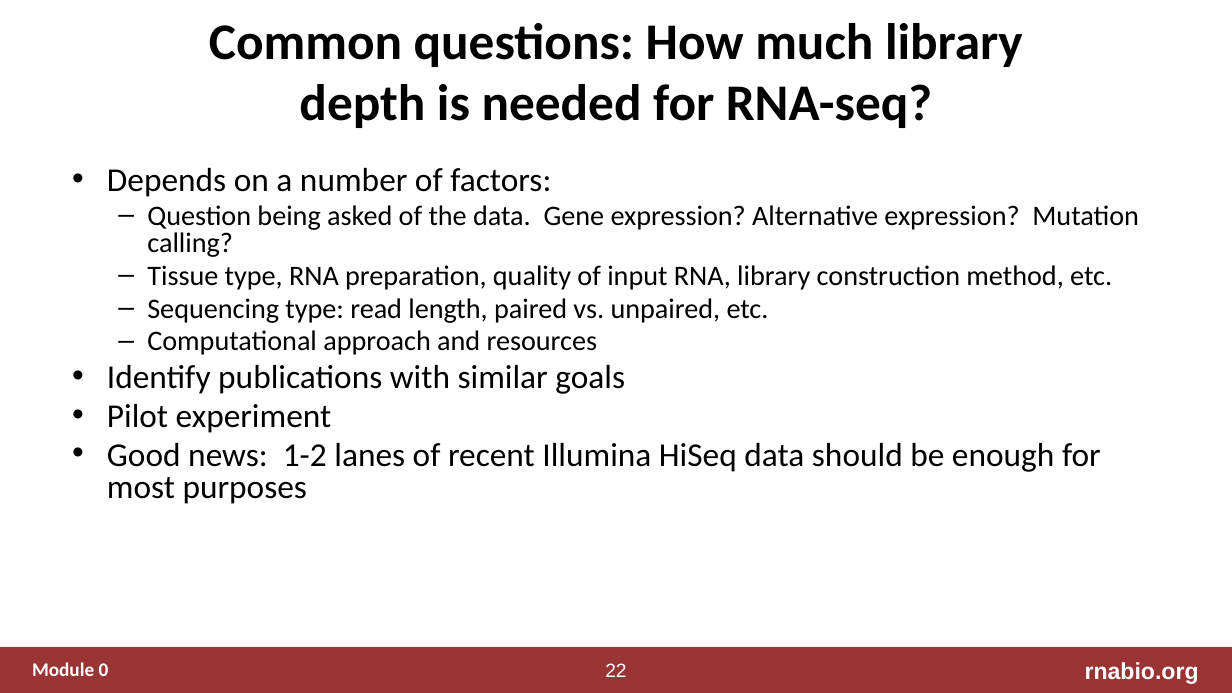
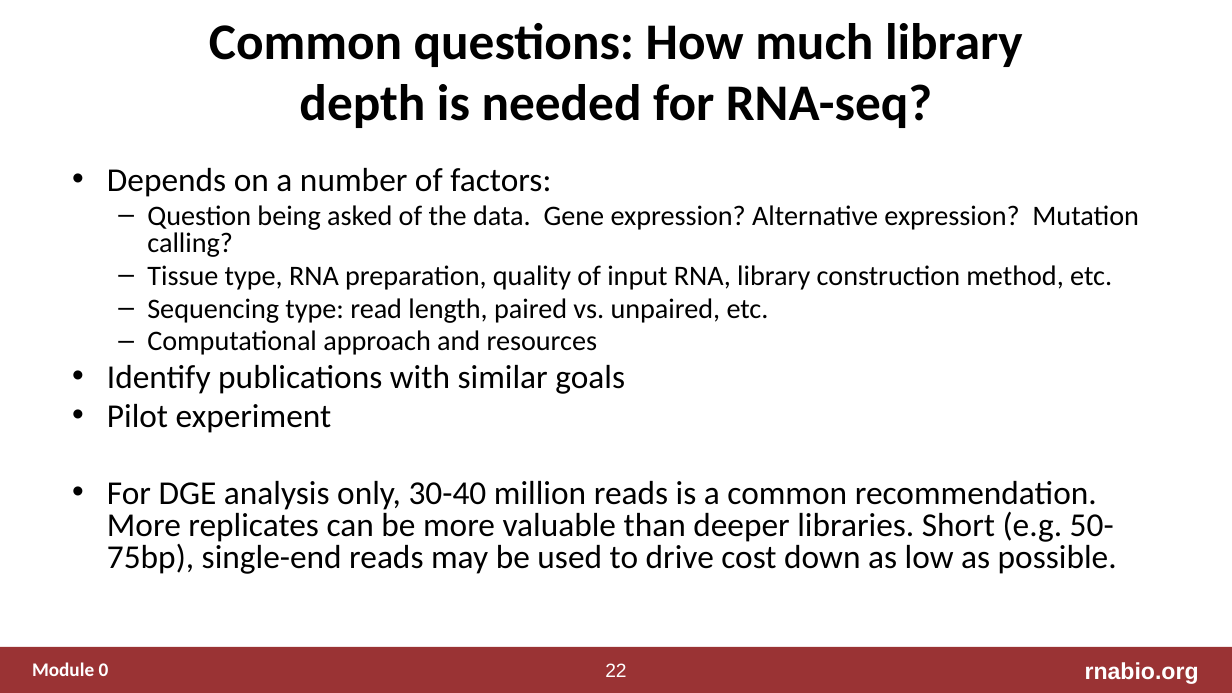
Before and after one commit to griffithlab/rnabio.org, a slide deck: slide 22 of assets/lectures/cbw/2020/full/RNASeq_Module1_IntrotoRNA.pptx. Drawn at 1232x693 pixels with LibreOffice and Linux fonts; fonts in the diff are those of the drawing. Boxes give left, top, right and bottom in pixels: in the first picture for what was removed or moved away, otherwise in the second. Text is boxed around its words. In the diff, an @@ line names an element or a change of style, - is before the commit and + after.

Commit message:
update intro slide deck

```diff
--- a/assets/lectures/cbw/2020/full/RNASeq_Module1_IntrotoRNA.pptx
+++ b/assets/lectures/cbw/2020/full/RNASeq_Module1_IntrotoRNA.pptx
@@ text at box(107, 481, 1117, 574): text changed @@
-• Good news: 1-2 lanes of recent Illumina HiSeq data should be enough for most purposes
+• For DGE analysis only, 30-40 million reads is a common recommendation. More replicates can be more valuable than deeper libraries. Short (e.g. 50-75bp), single-end reads may be used to drive cost down as low as possible.
```
Also in this commit, not shown: 1 other file.
